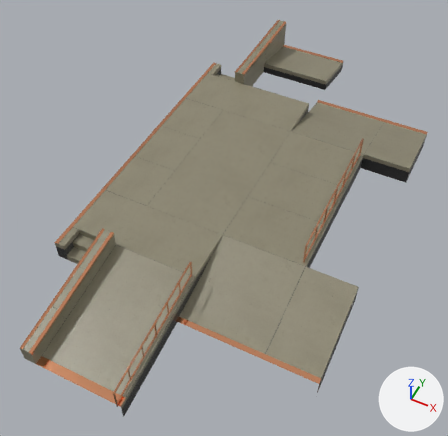
The glTF model public/models/funbox-big.glb as it was, and as the next commit left it.
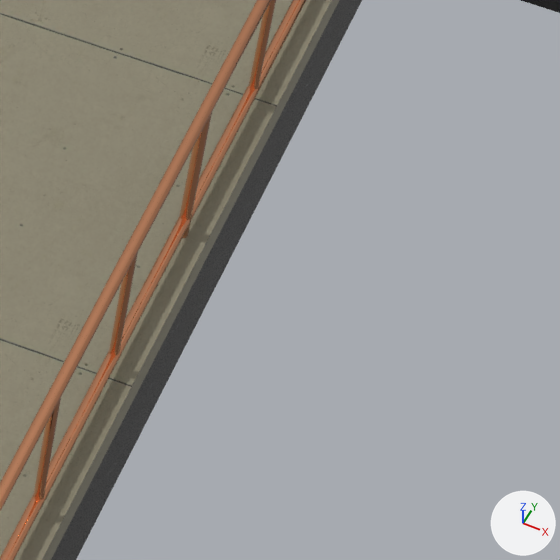
There are two pictures of each version: one whole from a 50 mm camera at (49.8, -123.5, 137.0) aimed at (-6.4, -11.1, -3.6), one close up on the part from 69% to 86% of the width and 40% to 57% of the height. Every picture has the same lights, and +X, +Y and +Z are marked at lower right. Where no turn or scale is listed for an object, it has been applied to the vertices.

The first close-up shows 'FunboxBigBase', 'FunboxBigStraightRail', 'FunboxBigWood'.
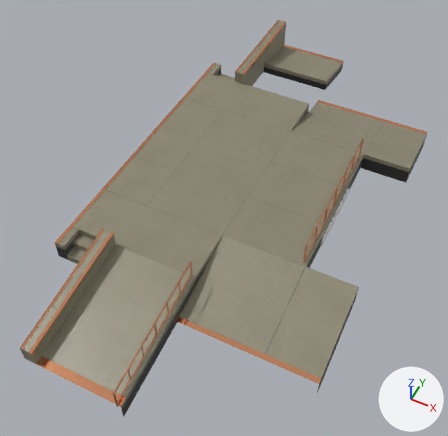
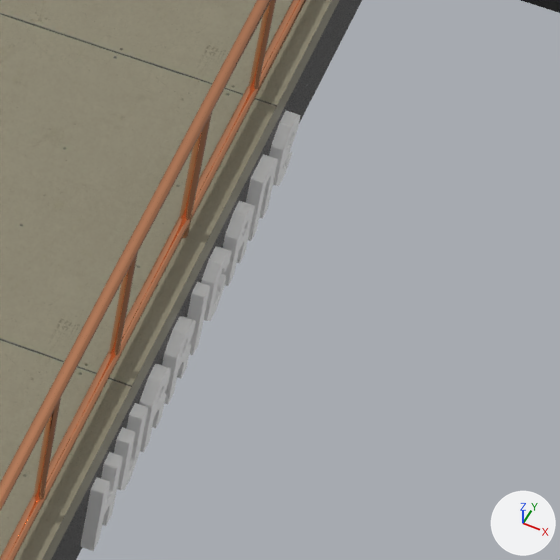
The newer file is also turned or shifted as a whole; pictures and numbers use the older file's frame.

What differs and where, as boxes [x1, y1, x2, y2] in the close-ups (560 x 560 px):
'HURRICANE', added
    after: [80, 111, 301, 551]

Edits to the bpy script that builds the scene:
```text
Add mat_svgmat_003:
    mat_svgmat_003 = principled_material('SVGMat.003')
    mat_svgmat_003.base_color = (1.0, 1.0, 1.0)  # white #ffffff
    mat_svgmat_003.roughness = 0.4
Add me_curve_001:
    me_curve_001.from_pydata(...)  # 6528 vertices, 13036 faces; spans x 24.1..24.9, y -11.7..10.7, z 0.5..3.9
    me_curve_001.materials.append(mat_svgmat_003)  # white #ffffff
Add ob_hurricane:
    ob_hurricane = bpy.data.objects.new('HURRICANE', me_curve_001)
    ob_hurricane.location = (0.0, 0.0, 0.0)
```
